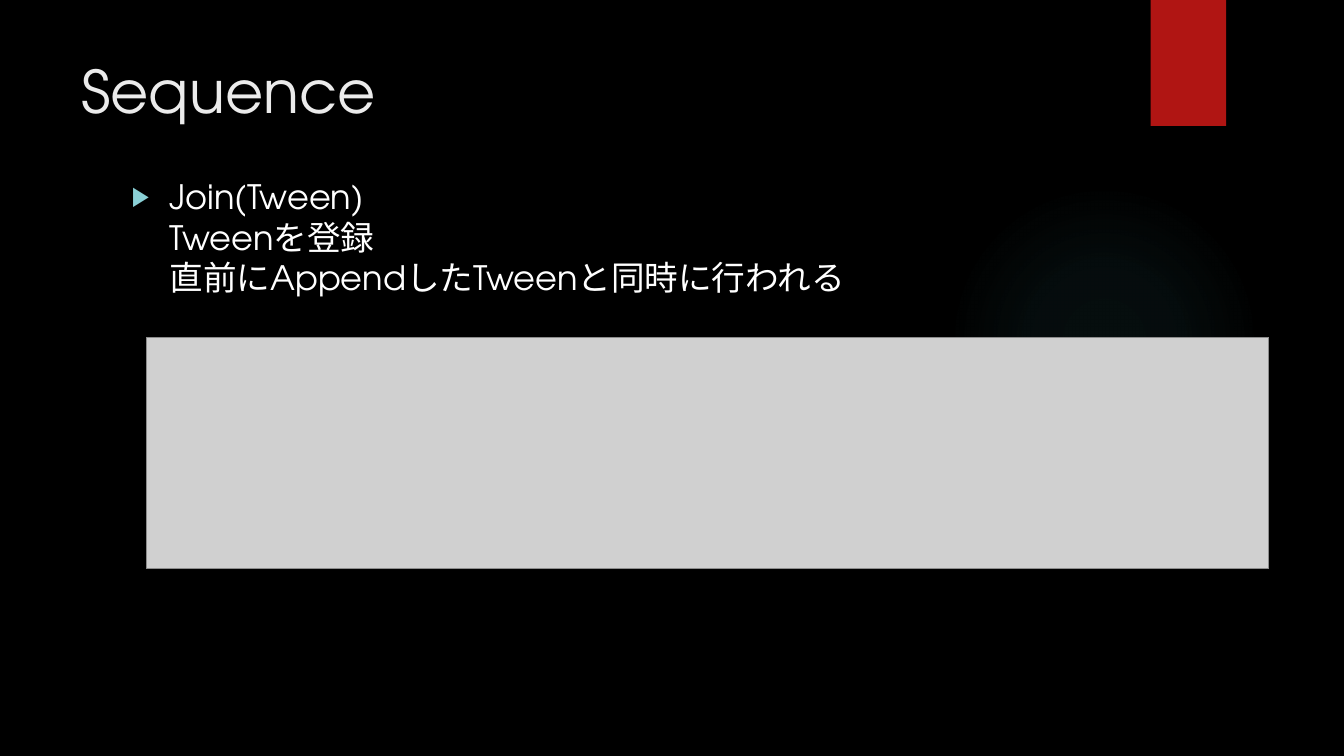
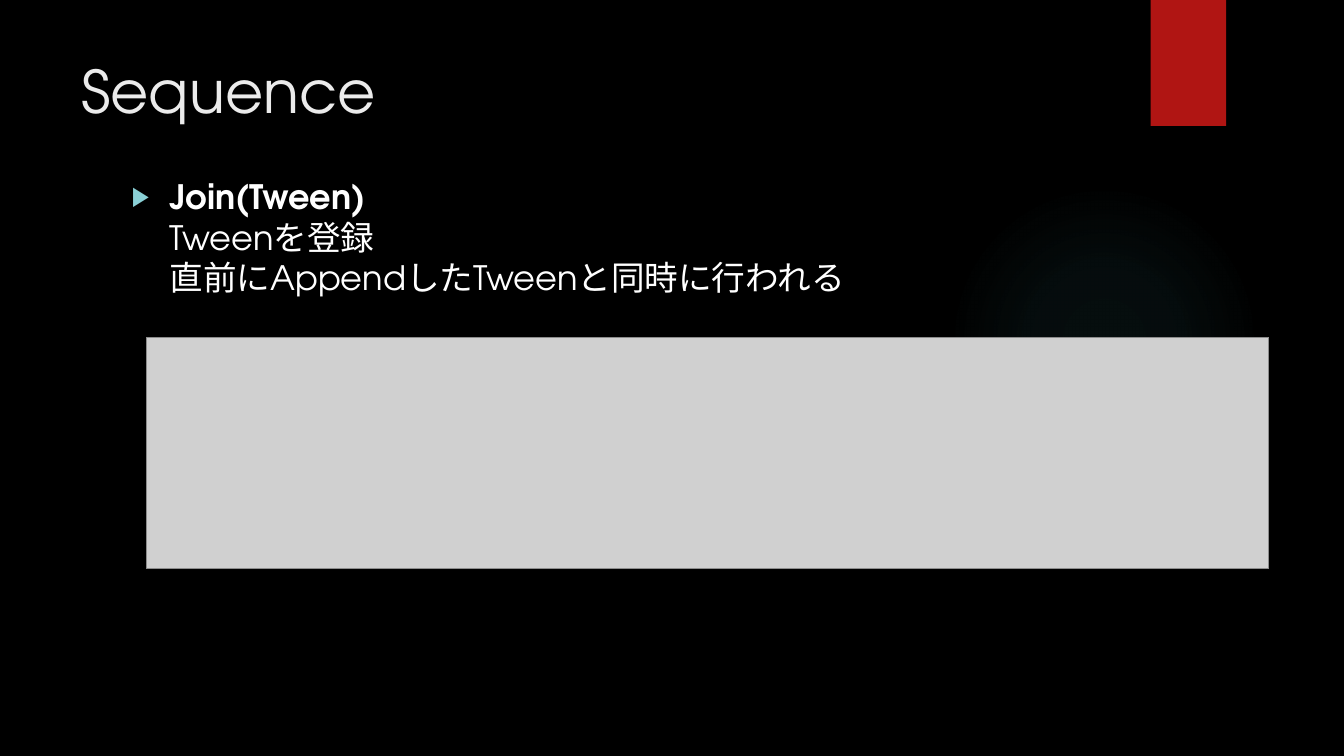
Before and after one commit to hopesnow/Study, a slide deck: slide 13 of RHStudy/Documents/プレゼンテーション1.pptx. Drawn at 1344x756 pixels with LibreOffice and Linux fonts; fonts in the diff are those of the drawing; grey boxes stand for pictures; background and template pictures are left out. Boxes give left, top, right and bottom in pixels: in the first picture for what was removed or moved away, otherwise in the second. Text is boxed around its words. In the diff, an @@ line names an element or a change of style, - is before the commit and + after.

```diff
--- a/RHStudy/Documents/プレゼンテーション1.pptx
+++ b/RHStudy/Documents/プレゼンテーション1.pptx
@@ text "Join(Tween) Tweenを登録 直前にAppendしたTweenと同時に行われる" at [170,183,845,297]: bold on in "Join(Tween)" @@
```
Also in this commit, not shown: 8 other slides changed, 2 slides added, 1 slide removed, 2 other files.
